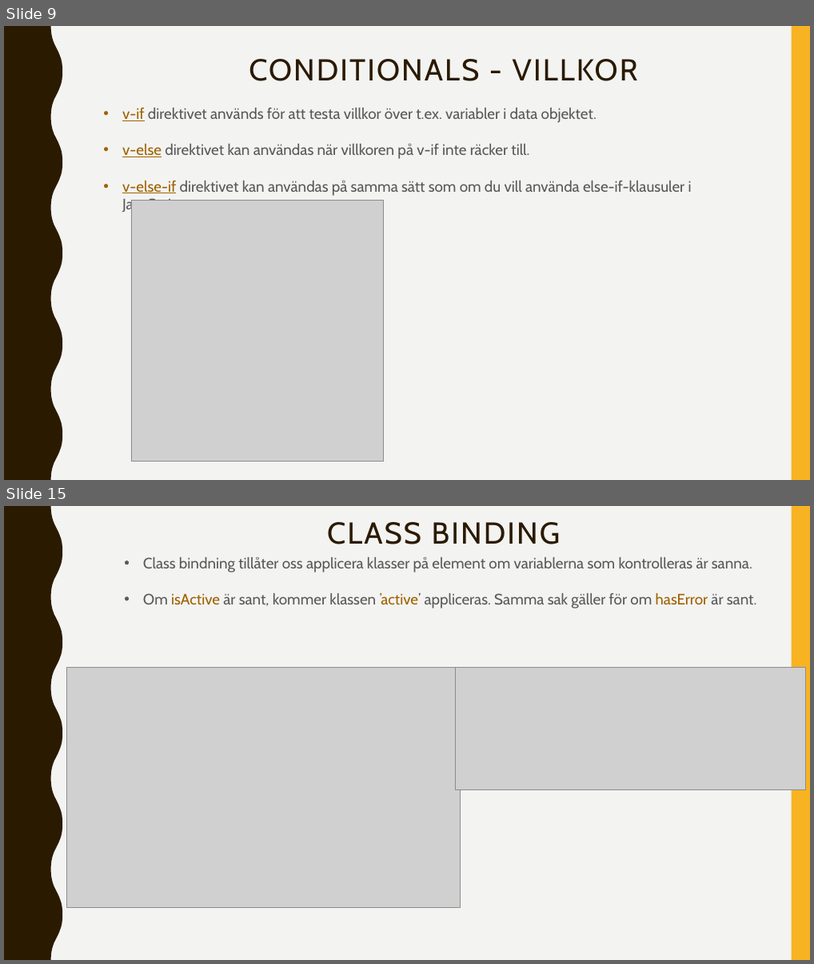
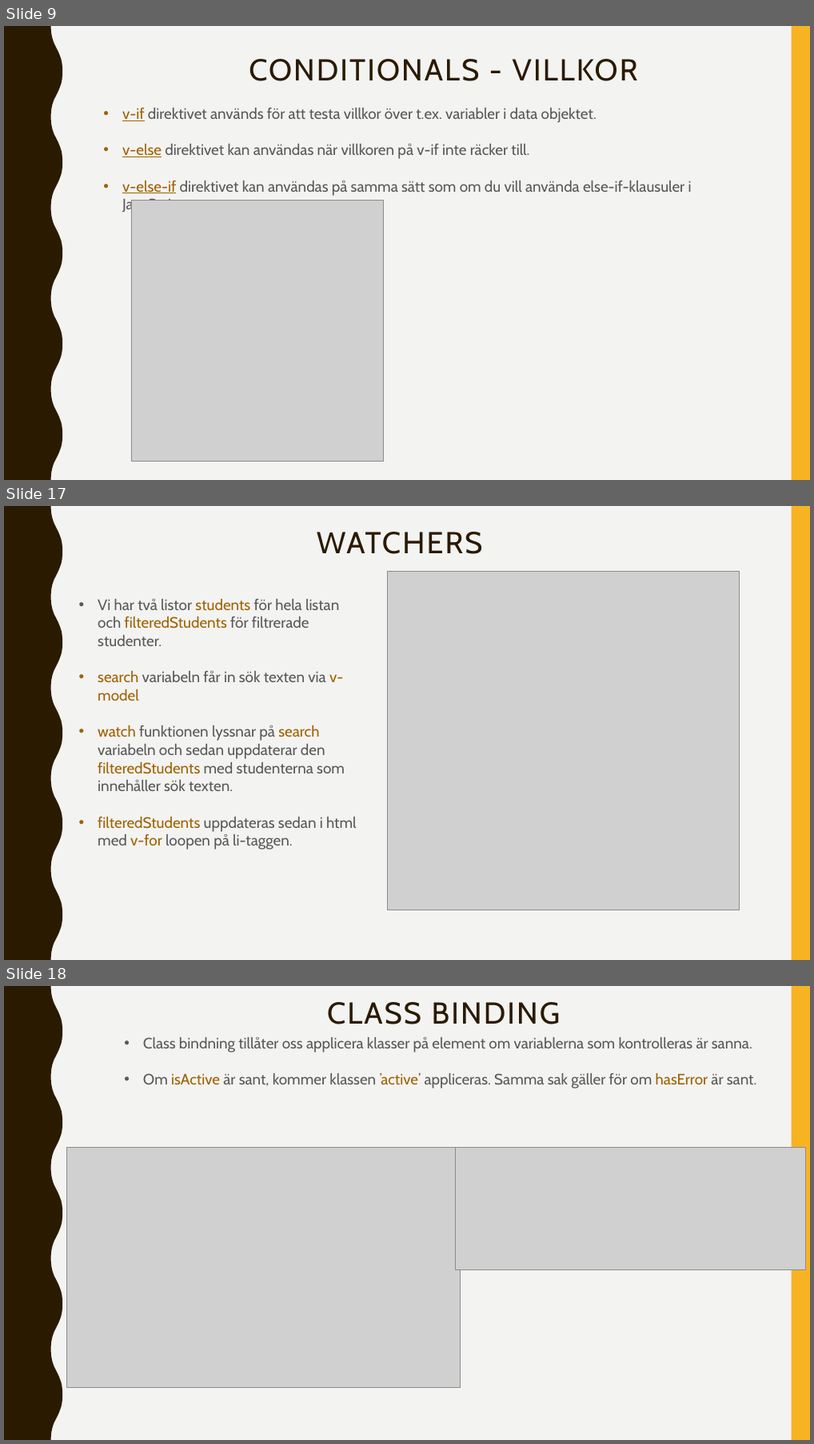
Before and after one commit to abbjetmus/programmering, a slide deck: Vue/Vue.pptx. Shown one above the other, each under a label of ours: slides 9 and 15 before the commit, slides 9, 17 and 18 after it; the slides between them are not shown. The pictures are 814x964 and 814x1444 pixels, drawn with LibreOffice and Linux fonts; fonts in the diff are those of the drawing; grey boxes stand for pictures. Boxes give left, top, right and bottom in pixels: in the first picture for what was removed or moved away, otherwise in the second. Text is boxed around its words. In the diff, an @@ line names an element or a change of style, - is before the commit and + after.

```diff
--- a/Vue/Vue.pptx
+++ b/Vue/Vue.pptx
@@ slide 17 added at [4, 506, 810, 960], background #F3F3F2; not listed: 2 template elements that a slide beside it also shows @@
@@ title added at [317, 532, 483, 554], 36 pt, text #2A1A00 @@
+WATCHERS
@@ picture added at [387, 572, 740, 909] @@
@@ text added at [98, 599, 356, 845], 18 pt, text #595959 @@
+• Vi har två listor students för hela listan och filteredStudents för filtrerade studenter.
+• search variabeln får in sök texten via v-model
+• watch funktionen lyssnar på search variabeln och sedan uppdaterar den filteredStudents med studenterna som innehåller sök texten.
+• filteredStudents uppdateras sedan i html med v-for loopen på li-taggen.
@@ what was slide 15 is now slide 18 @@
```
Also in this commit, not shown: 5 slides changed, 3 other slides added, 1 other file.
